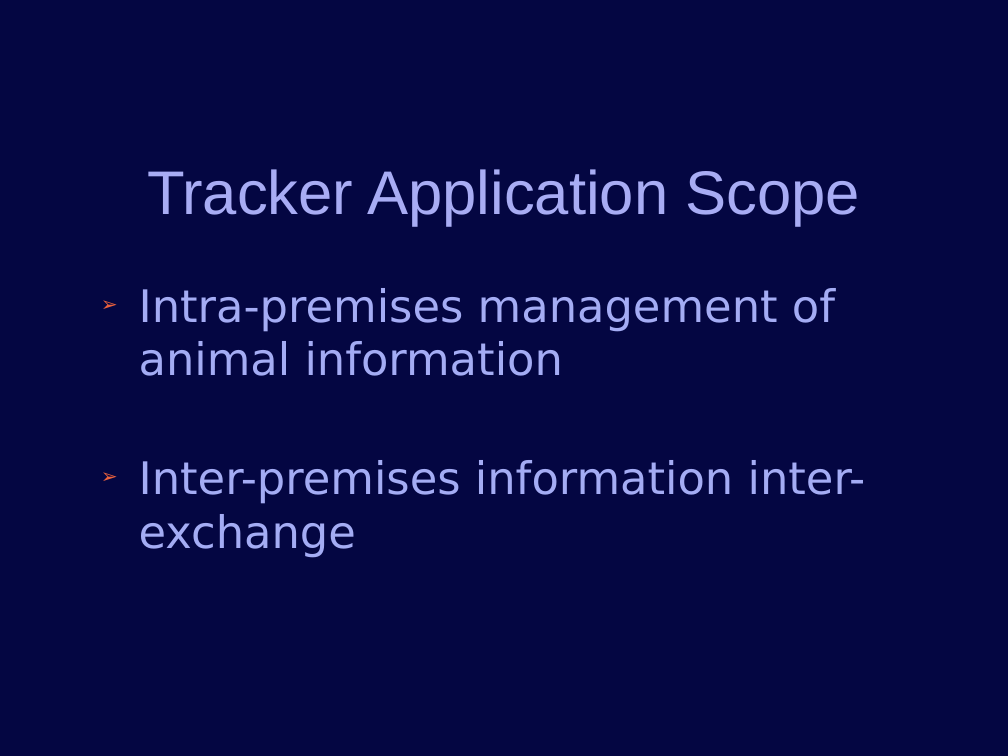
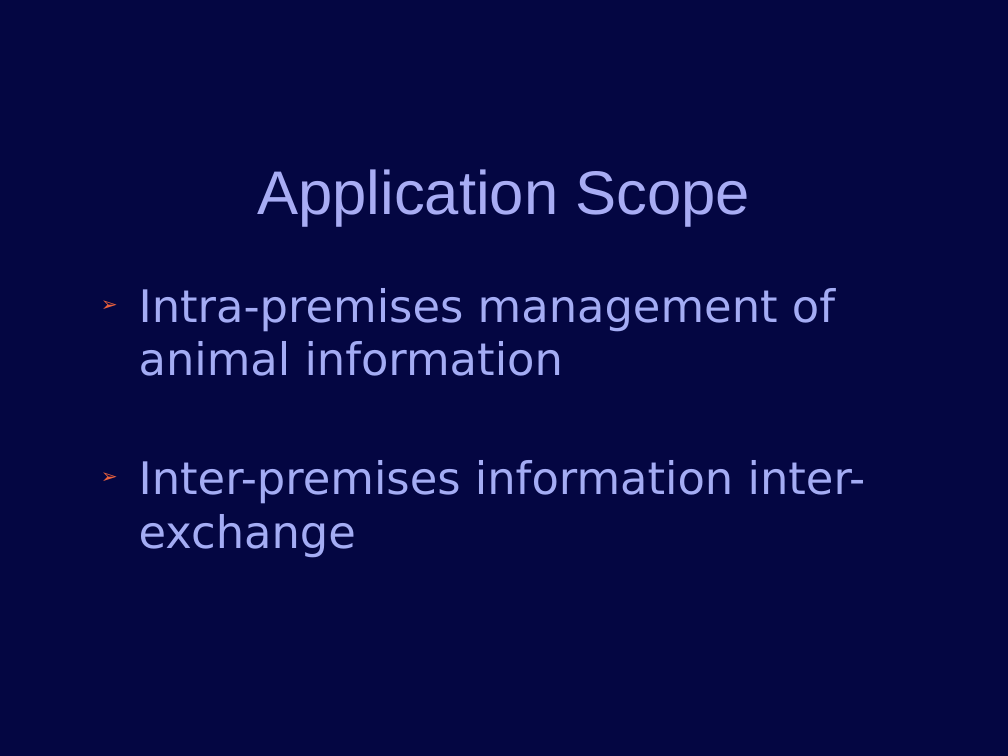
Before and after one commit to jconlon/Tracker, a slide deck: slide 7 of tracker/trunk/com.verticon.tracker.documentation/src/Tracker Introduction.odp (slide 5 before the commit). Drawn at 1008x756 pixels with LibreOffice and Linux fonts; fonts in the diff are those of the drawing; background and template pictures are left out. Boxes give left, top, right and bottom in pixels: in the first picture for what was removed or moved away, otherwise in the second. Text is boxed around its words. In the diff, an @@ line names an element or a change of style, - is before the commit and + after.

```diff
--- a/tracker/trunk/com.verticon.tracker.documentation/src/Tracker Introduction.odp
+++ b/tracker/trunk/com.verticon.tracker.documentation/src/Tracker Introduction.odp
@@ title at (257, 169, 750, 226): text changed @@
-Tracker Application Scope
+Application Scope
```
Also in this commit, not shown: 5 other slides changed, 5 slides added, 2 slides removed.
